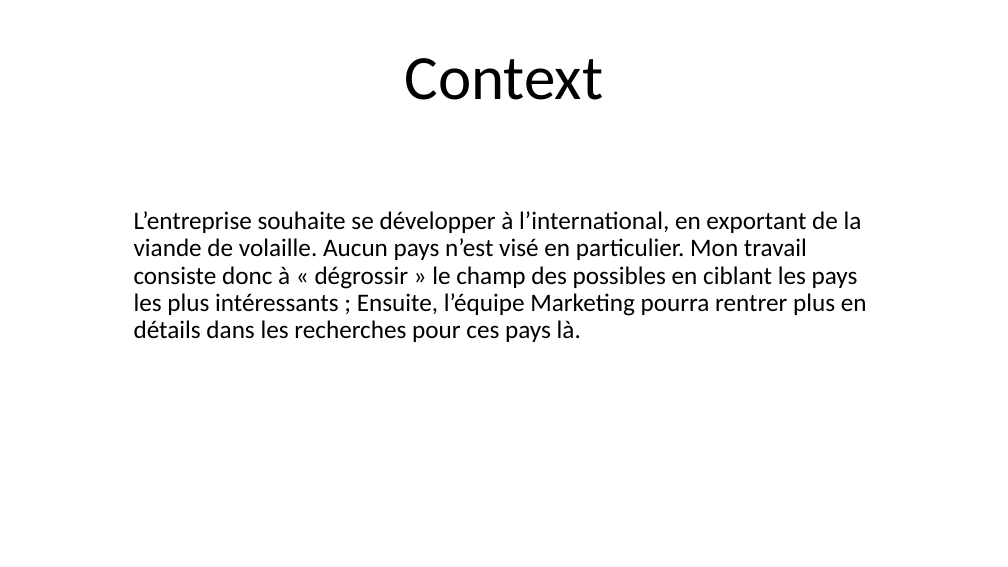
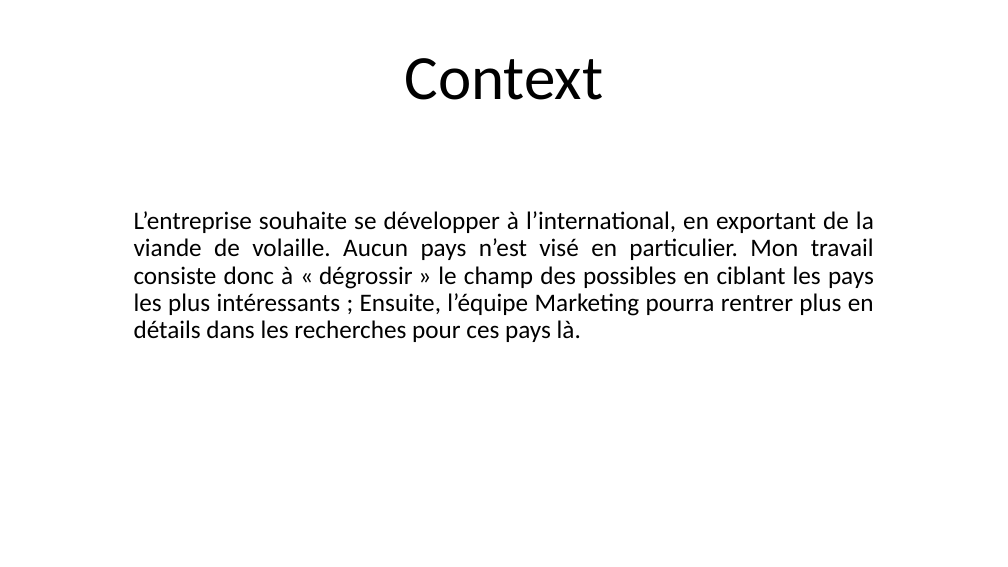
Before and after one commit to Julien-paulet/Projet_5_effectuez_une_etude_de_marche, a slide deck: slide 4 of Projet_5_présentation.pptx. Drawn at 1008x567 pixels with LibreOffice and Linux fonts; fonts in the diff are those of the drawing. Boxes give left, top, right and bottom in pixels: in the first picture for what was removed or moved away, otherwise in the second. Text is boxed around its words. In the diff, an @@ line names an element or a change of style, - is before the commit and + after.

```diff
--- a/Projet_5_présentation.pptx
+++ b/Projet_5_présentation.pptx
@@ subtitle "L’entreprise souhaite se développer à ..." at (134,211,874,342): alignment left to justified @@
```
Also in this commit, not shown: 4 other slides changed, 6 slides added, 6 slides removed, 1 other file.
